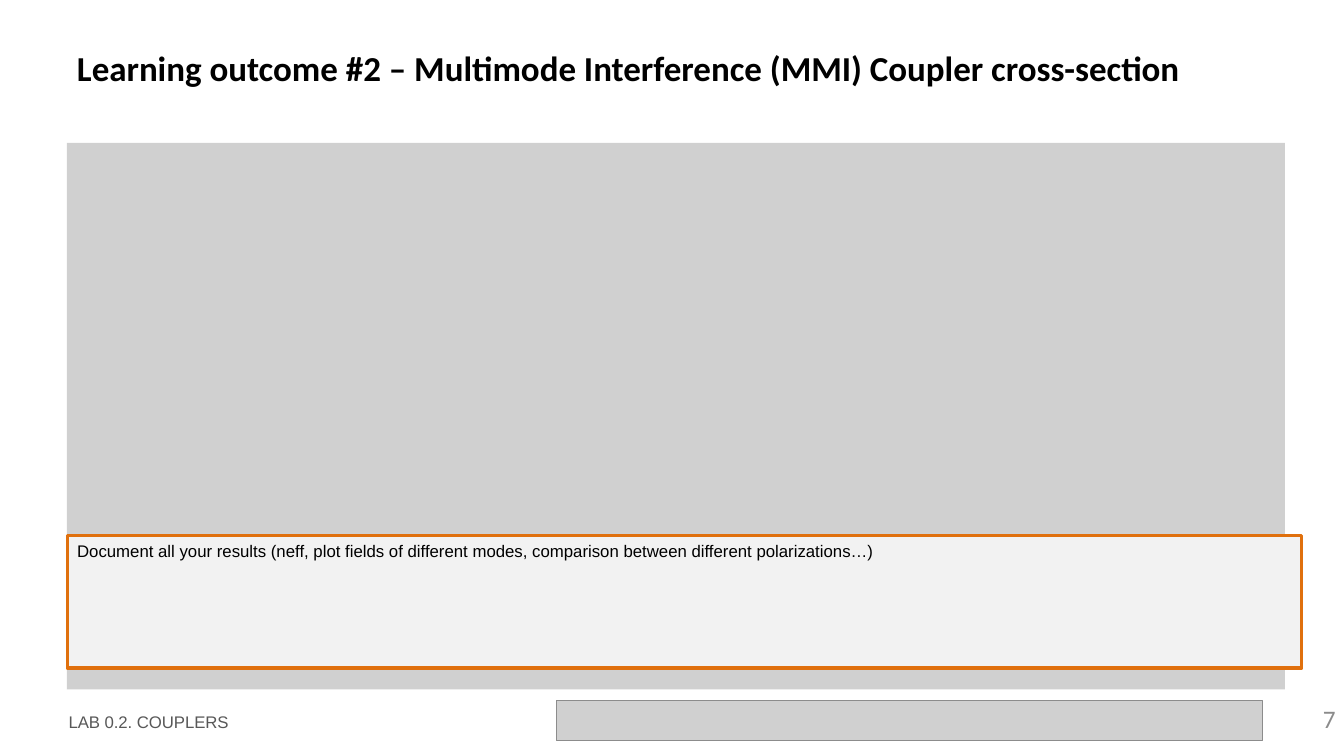
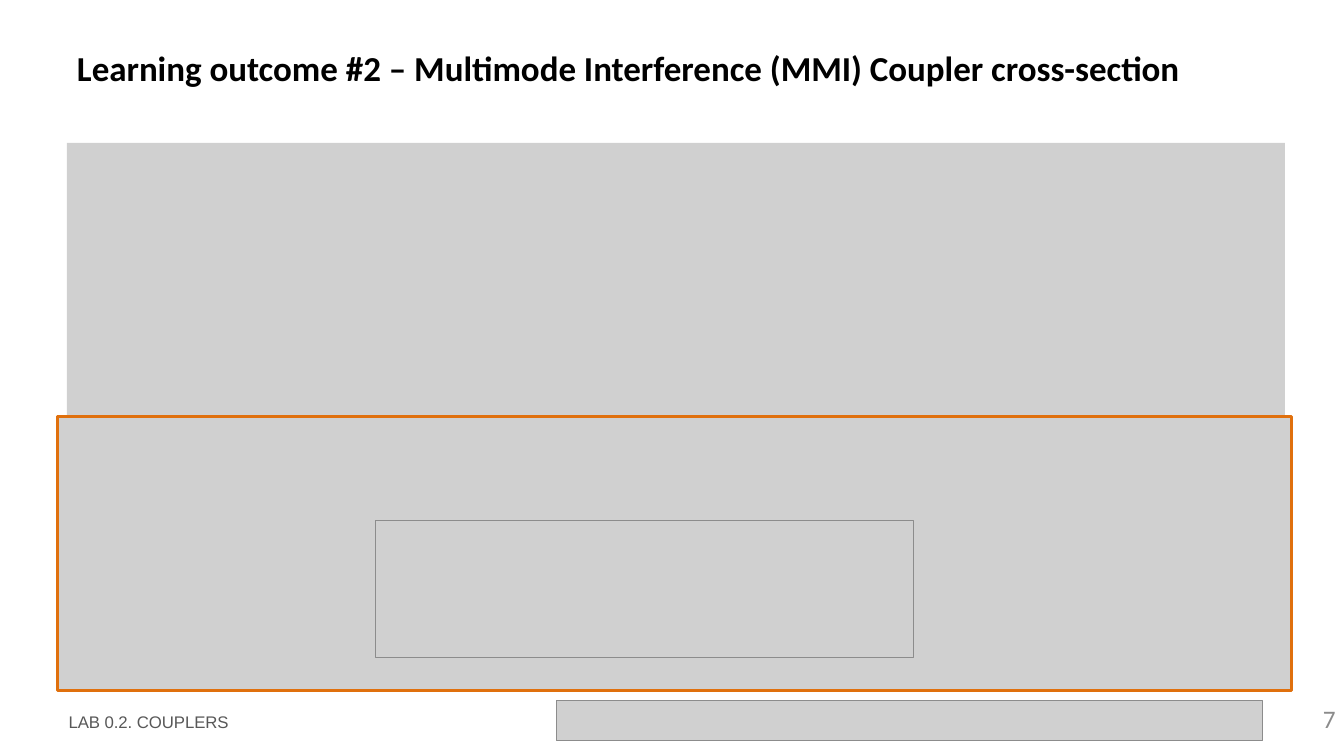
Before and after one commit to snacmuo/pic-upv-lab0, a slide deck: slide 7 of LabBook_020.pptx. Drawn at 1344x756 pixels with LibreOffice and Linux fonts; fonts in the diff are those of the drawing; grey boxes stand for pictures; background and template pictures are left out. Boxes give left, top, right and bottom in pixels: in the first picture for what was removed or moved away, otherwise in the second. Text is boxed around its words. In the diff, an @@ line names an element or a change of style, - is before the commit and + after.

```diff
--- a/LabBook_020.pptx
+++ b/LabBook_020.pptx
@@ picture added at box(57, 416, 1293, 692) @@
@@ rectangle removed at box(68, 536, 1303, 668) @@
-Document all your results (neff, plot fields of different modes, comparison between different polarizations…)
@@ picture added at box(376, 521, 913, 658) @@
```
Also in this commit, not shown: 5 other slides changed, 2 slides added, 3 other files.
